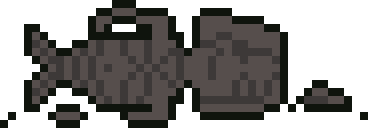
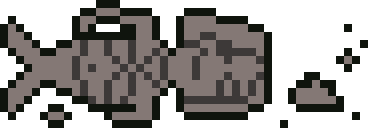
Layered file, before and after one edit (368px x 128px). Changes by layer:
painted on "Layer 10" over bbox(0, 0, 368, 128)
